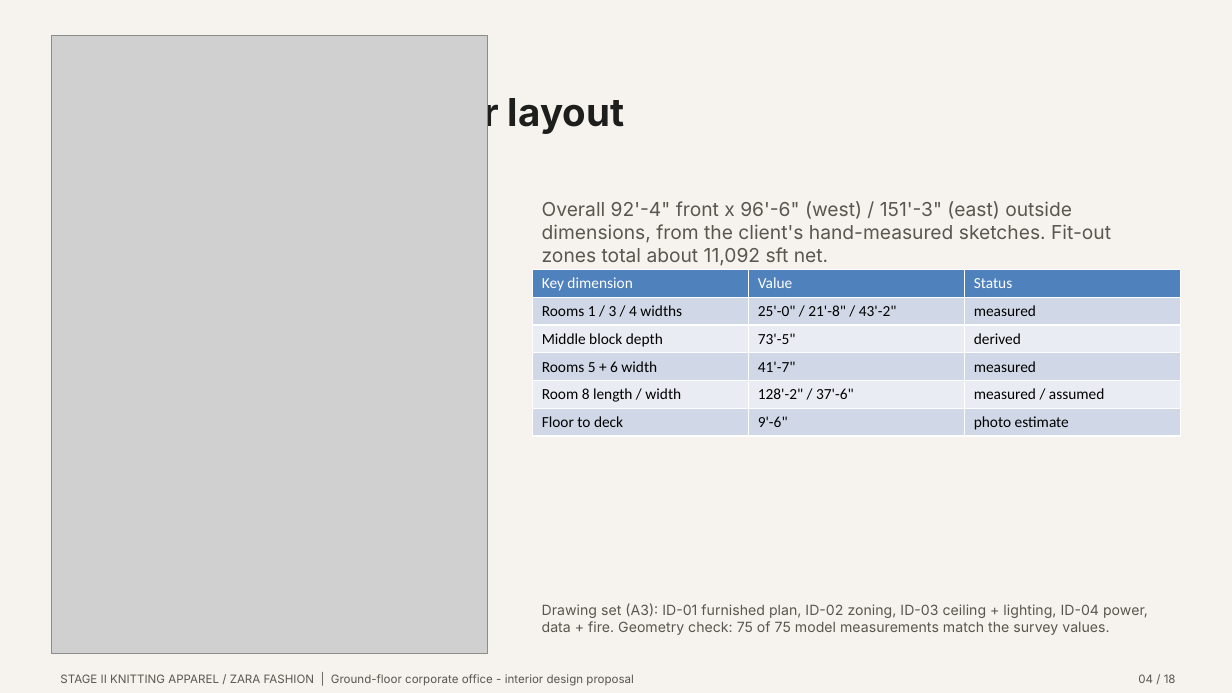
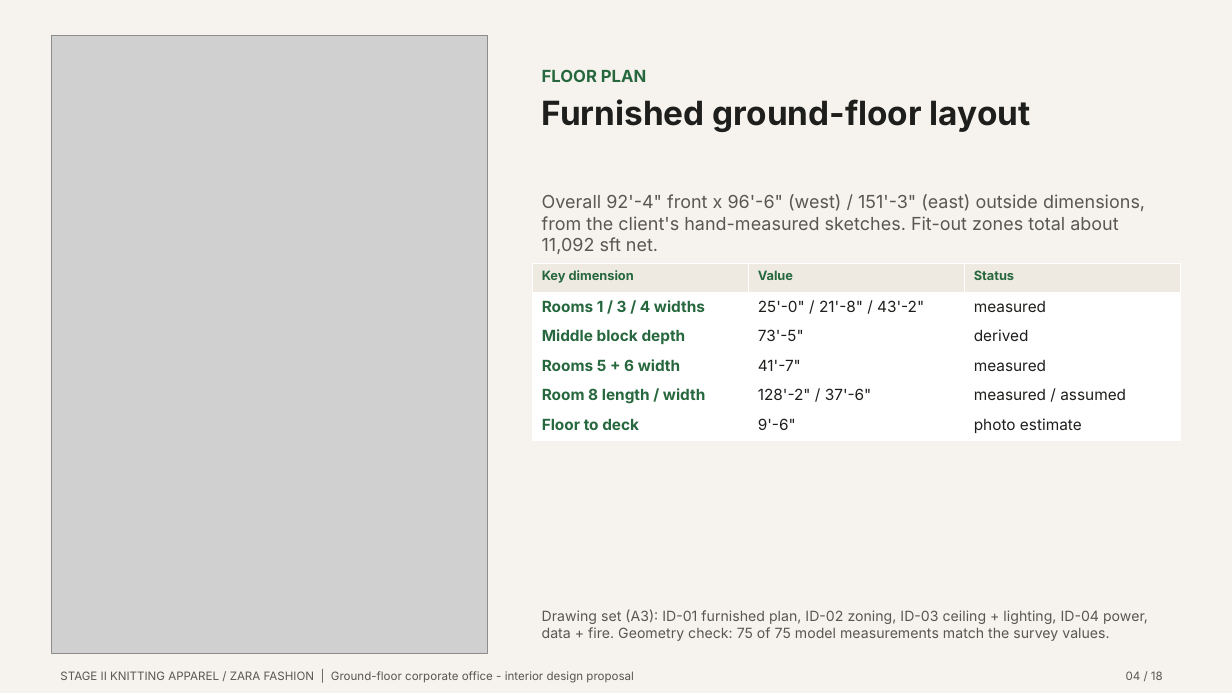
Before and after one commit to i-m-r-a-n/Practice01, a slide deck: slide 4 of GARMENT_OFFICE_FINAL_PRESENTATION/03_PRESENTATION/Garment_Office_Design_Pitch.pptx. Drawn at 1232x693 pixels with LibreOffice and Linux fonts; fonts in the diff are those of the drawing; grey boxes stand for pictures. Boxes give left, top, right and bottom in pixels: in the first picture for what was removed or moved away, otherwise in the second. Text is boxed around its words. In the diff, an @@ line names an element or a change of style, - is before the commit and + after.

```diff
--- a/GARMENT_OFFICE_FINAL_PRESENTATION/03_PRESENTATION/Garment_Office_Design_Pitch.pptx
+++ b/GARMENT_OFFICE_FINAL_PRESENTATION/03_PRESENTATION/Garment_Office_Design_Pitch.pptx
@@ text "Furnished ground-floor layout": place and size @@
-text "Furnished ground-floor layout" at box(258, 93, 624, 135)
+text "Furnished ground-floor layout" at box(542, 99, 1031, 132)
@@ text "Furnished ground-floor layout" at box(542, 99, 1031, 132): size 30 to 26 pt @@
@@ text added at box(542, 69, 646, 82), 13 pt, text #26673D, bold @@
+FLOOR PLAN
@@ text "Overall 92'-4" front x 96'-6" ..." at box(542, 194, 1145, 254): size 15 to 14 pt @@
@@ table at box(532, 263, 1181, 441) @@
@@ fill #4F81BD to #EEEAE2 in row 1 @@
@@ fill #D0D8E8 to #FFFFFF in 9 cells @@
@@ fill #E9EDF4 to #FFFFFF in 6 cells @@
@@ size 12 to 10 pt, text colour #FFFFFF to #26673D in "Key dimension", "Value", "Status" @@
@@ font Calibri to Inter @@
@@ bold on in "Key dimension", "Value", "Status", "Rooms 1 / 3 / 4 widths" and 4 more places @@
@@ text colour #000000 to #26673D in "Rooms 1 / 3 / 4 widths", "Middle block depth", "Rooms 5 + 6 width", "Room 8 length / width" and 1 more places @@
@@ text colour #000000 to #1E1E1C in "25'-0" / 21'-8" / 43'-2"", "measured", "73'-5"", "derived" and 6 more places @@
@@ table: place and size @@
-table at box(532, 270, 1181, 434)
+table at box(532, 263, 1181, 441)
@@ text "Drawing set (A3): ID-01 furnished ...": place and size @@
-text "Drawing set (A3): ID-01 furnished ..." at box(542, 603, 1148, 635)
+text "Drawing set (A3): ID-01 furnished ..." at box(542, 609, 1148, 641)
@@ text "04 / 18": place and size @@
-text "04 / 18" at box(1138, 674, 1176, 683)
+text "04 / 18" at box(1126, 671, 1163, 680)
```
Also in this commit, not shown: 17 other slides changed, 40 other files.
